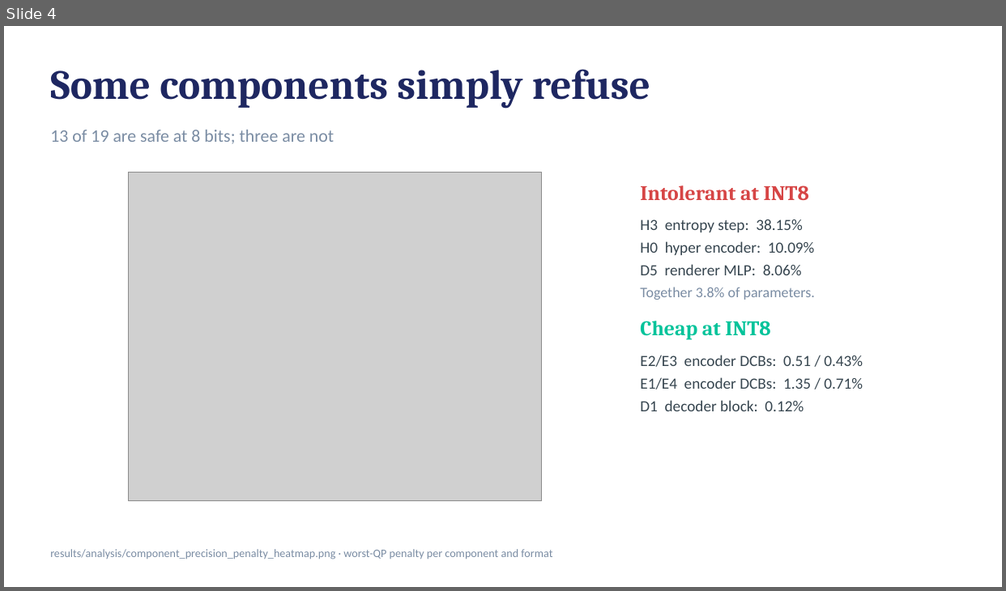
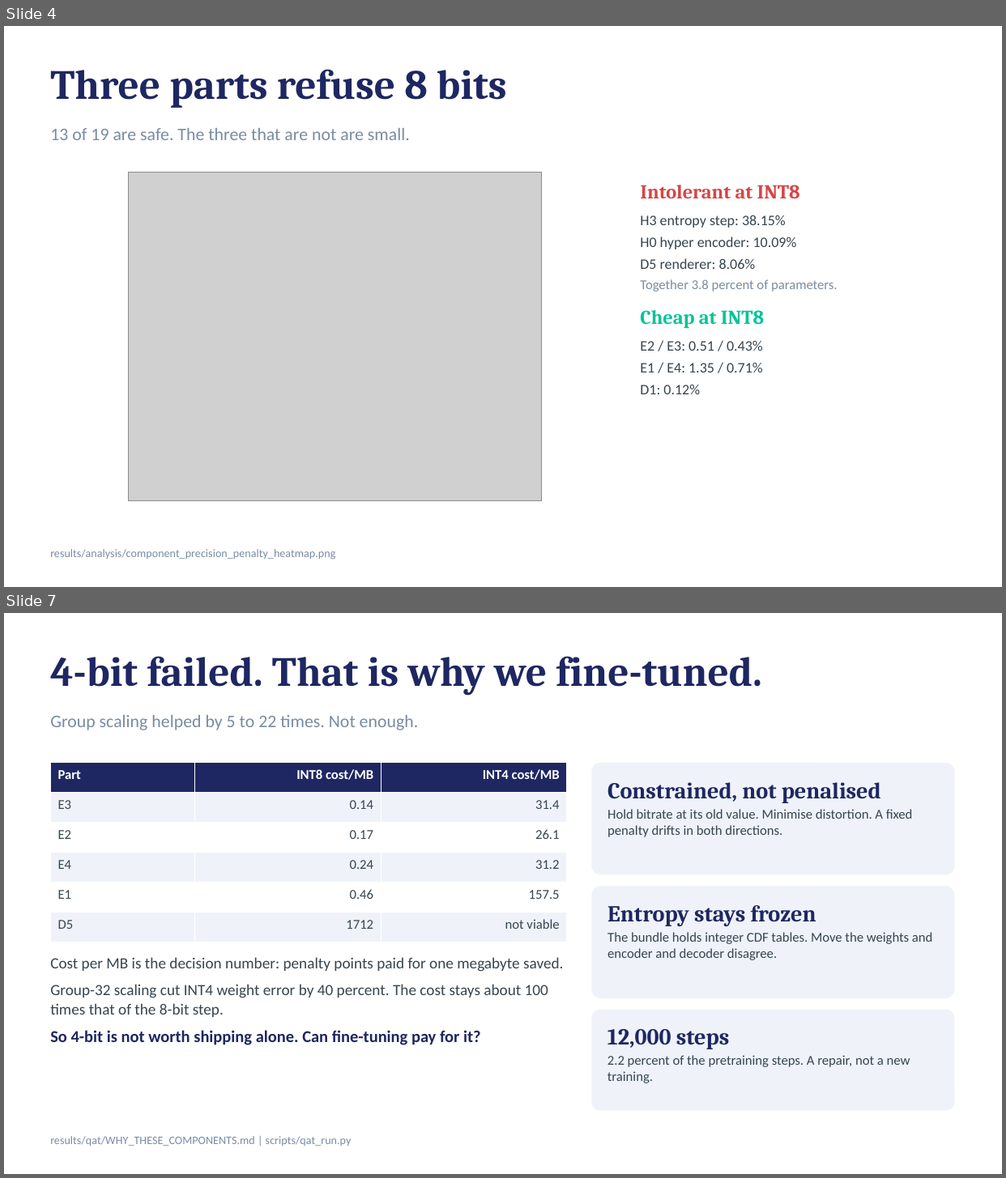
Before and after one commit to harshith0518/CS6886-PULSE-Quantization, a slide deck: submission/PULSE-quantization-deck.pptx. Shown one above the other, each under a label of ours: slide 4 before the commit, slides 4 and 7 after it; the slides between them are not shown. The pictures are 1006x591 and 1006x1178 pixels, drawn with LibreOffice and Linux fonts; fonts in the diff are those of the drawing; grey boxes stand for pictures. Boxes give left, top, right and bottom in pixels: in the first picture for what was removed or moved away, otherwise in the second. Text is boxed around its words. In the diff, an @@ line names an element or a change of style, - is before the commit and + after.

```diff
--- a/submission/PULSE-quantization-deck.pptx
+++ b/submission/PULSE-quantization-deck.pptx
@@ slide 7 added at box(4, 613, 1002, 1174), background #FFFFFF @@
@@ text added at box(50, 656, 761, 695), 40 pt, text #1E2761, bold @@
+4-bit failed. That is why we fine-tuned.
@@ text added at box(50, 715, 419, 730), 17 pt, text #7A8CA3 @@
+Group scaling helped by 5 to 22 times. Not enough.
@@ table added at box(50, 763, 566, 943), 6 rows, 3 columns @@
+Part | INT8 cost/MB | INT4 cost/MB
+E3 | 0.14 | 31.4
+E2 | 0.17 | 26.1
+E4 | 0.24 | 31.2
+E1 | 0.46 | 157.5
+D5 | 1712 | not viable
@@ rounded rectangle added at box(592, 763, 955, 875), fill #EFF3F9, 13 pt, text #36454F @@
+Constrained, not penalised
+Hold bitrate at its old value. Minimise distortion. A fixed penalty drifts in both directions.
@@ rounded rectangle added at box(592, 886, 955, 999), fill #EFF3F9, 13 pt, text #36454F @@
+Entropy stays frozen
+The bundle holds integer CDF tables. Move the weights and encoder and decoder disagree.
@@ text added at box(50, 957, 563, 1046), 15 pt, text #36454F @@
+Cost per MB is the decision number: penalty points paid for one megabyte saved.
+Group-32 scaling cut INT4 weight error by 40 percent. The cost stays about 100 times that of the 8-bit step.
+So 4-bit is not worth shipping alone. Can fine-tuning pay for it?
@@ rounded rectangle added at box(592, 1010, 955, 1111), fill #EFF3F9, 13 pt, text #36454F @@
+12,000 steps
+2.2 percent of the pretraining steps. A repair, not a new training.
@@ text added at box(50, 1136, 351, 1146), 11 pt, text #7A8CA3 @@
+results/qat/WHY_THESE_COMPONENTS.md | scripts/qat_run.py
@@ slide 4 changed as well @@
@@ text at box(50, 69, 506, 108): text changed @@
-Some components simply refuse
+Three parts refuse 8 bits
@@ text at box(50, 128, 410, 140): text changed @@
-13 of 19 are safe at 8 bits; three are not
+13 of 19 are safe. The three that are not are small.
@@ text at box(640, 185, 800, 328): size 20 to 19 pt in "Intolerant at INT8", "Cheap at INT8"; size 15 to 14 pt in "H3 entropy step: 38.15%", "H0 hyper encoder: 10.09%"; less space between paragraphs @@
@@ text at box(640, 258, 837, 292): text changed; size 14 to 13 pt @@
-D5 renderer MLP: 8.06%
-Together 3.8% of parameters.
+D5 renderer: 8.06%
+Together 3.8 percent of parameters.
@@ text at box(640, 341, 763, 395): text changed; size 15 to 14 pt @@
-E2/E3 encoder DCBs: 0.51 / 0.43%
-E1/E4 encoder DCBs: 1.35 / 0.71%
-D1 decoder block: 0.12%
+E2 / E3: 0.51 / 0.43%
+E1 / E4: 1.35 / 0.71%
+D1: 0.12%
@@ text at box(50, 549, 335, 560): text changed @@
-results/analysis/component_precision_penalty_heatmap.png · worst-QP penalty per component and format
+results/analysis/component_precision_penalty_heatmap.png
```
Also in this commit, not shown: 4 other slides changed, 4 other slides added, 10 slides removed, 46 other files.
